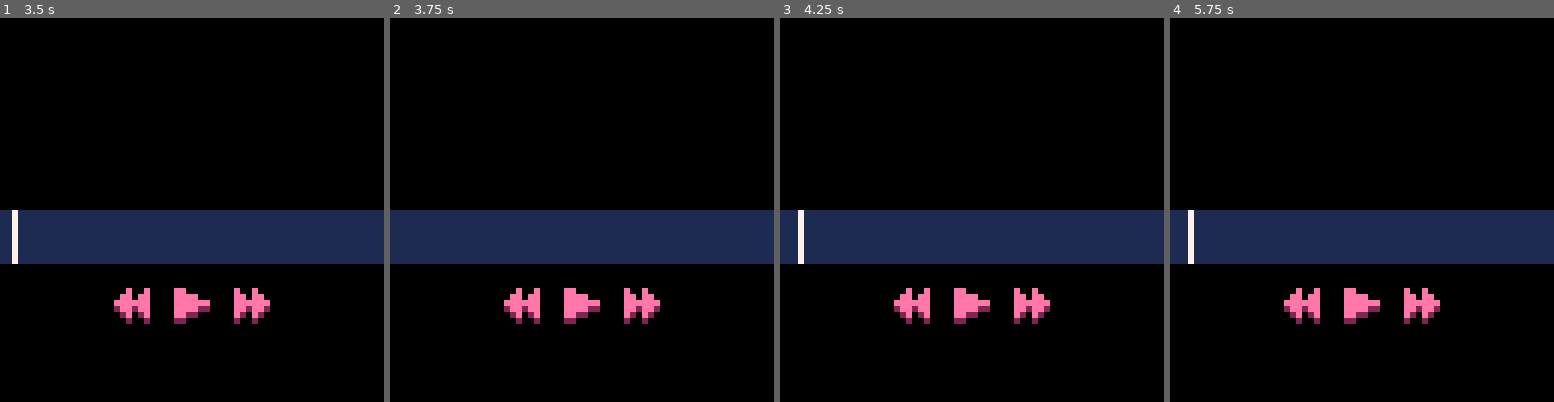
Above: before the commit, frames 1-4 (left to right).
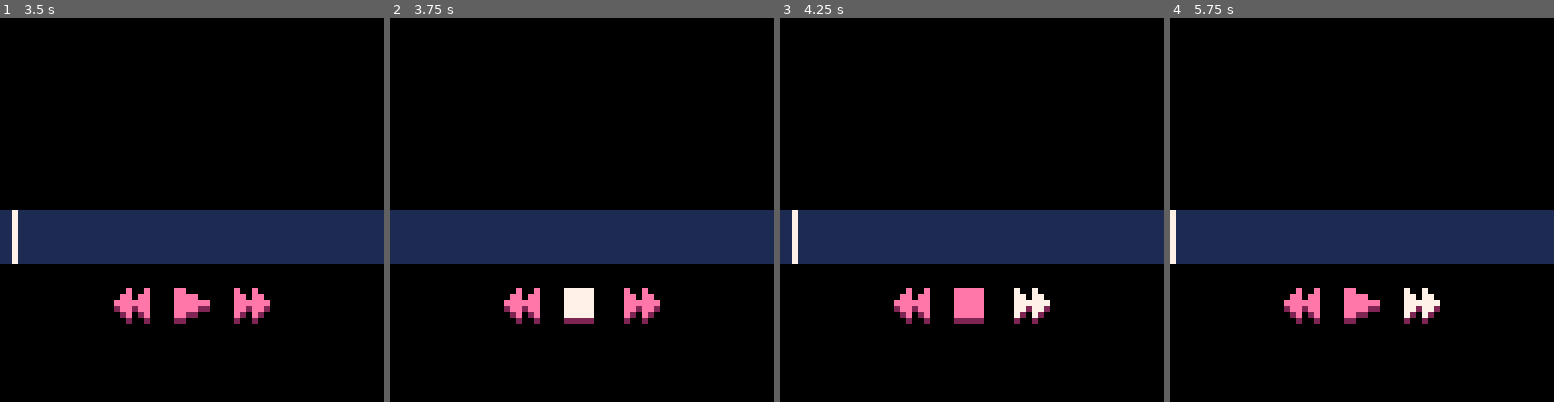
Above: after the commit, the same moments.

Repository: tesselode/picotune
Game: PICO-8 cartridge picotune.p8
Two runs of this game, one before a commit and one after it. Both use one fixed random seed, a clock stepped at 60 frames per second and the inputs below.
Inputs:
- Up to frame 1 (3.5 s): tap O (Z key) at 0.7, 1.7, 2.1, 2.5, 2.9, 3.3 s; hold Right 1.6-2.1 s; hold Up 2.15-2.42 s; hold Right 2.47-3.03 s; hold Left from 3.08 s (still down)
- Up to frame 2 (3.75 s): release Left at 3.58 s; hold Down from 3.63 s (still down); tap O (Z key) at 3.7 s
- Up to frame 3 (4.25 s): release Down at 3.97 s; hold Right from 4.02 s (still down); tap O (Z key) at 4.1 s
- Up to frame 4 (5.75 s): tap O (Z key) every 0.4 s from 4.5 to 5.7 s; release Right at 4.68 s; hold Up 4.73-5.03 s; hold Left 5.08-5.68 s; hold Down from 5.73 s (still down)

Frame 1 is identical in both runs. In frame 2, 0.7% of the frame differs, in the area x 45-55%, y 70-80%; in frame 3, 1.2%, in the area x 3-71%, y 50-80%; in frame 4, 0.9%.

Commit message:
play/stop button

Diff:
--- a/picotune.p8
+++ b/picotune.p8
@@ -27,7 +27,9 @@
 -->8
 -- now playing
 local is_playing = false
+local selected_row = 'minimap'
 local selected_pattern = 0
+local selected_button = 2
 
 -- cosmetic
 local pattern_cursor_blink_phase = 0
@@ -42,29 +44,58 @@
 end
 
 function _update60()
-	-- pattern navigation
-	if btnp(0) then
-		selected_pattern -= 1
-		if selected_pattern < 0 then
-			selected_pattern = 63
-		end
-		pattern_cursor_blink_phase = 0
-	elseif btnp(1) then
-		selected_pattern += 1
-		if selected_pattern > 63 then
-			selected_pattern = 0
-		end
-		pattern_cursor_blink_phase = 0
+	-- switch rows
+	if selected_row == 'minimap' and btnp(3) then
+		selected_row = 'controls'
+	end
+	if selected_row == 'controls' and btnp(2) then
+		selected_row = 'minimap'
 	end
 
-	-- start/stop music
+	if selected_row == 'minimap' then
+		-- pattern navigation
+		if btnp(0) then
+			selected_pattern -= 1
+			if selected_pattern < 0 then
+				selected_pattern = 63
+			end
+			pattern_cursor_blink_phase = 0
+		elseif btnp(1) then
+			selected_pattern += 1
+			if selected_pattern > 63 then
+				selected_pattern = 0
+			end
+			pattern_cursor_blink_phase = 0
+		end
+	elseif selected_row == 'controls' then
+		-- player controls
+		if btnp(0) then
+			selected_button = max(1, selected_button - 1)
+		elseif btnp(1) then
+			selected_button = min(3, selected_button + 1)
+		end
+	end
+
 	if btnp(4) then
-		if is_playing and selected_pattern == stat(24) then
-			music(-1)
-			is_playing = false
-		else
-			music(selected_pattern)
-			is_playing = not is_pattern_empty(selected_pattern)
+		if selected_row == 'minimap' then
+		-- start/stop music on minimap
+			if is_playing and selected_pattern == stat(24) then
+				music(-1)
+				is_playing = false
+			else
+				music(selected_pattern)
+				is_playing = not is_pattern_empty(selected_pattern)
+			end
+		elseif selected_row == 'controls' then
+			if selected_button == 2 then
+				if is_playing then
+					music(-1)
+					is_playing = false
+				else
+					music(selected_pattern)
+					is_playing = true
+				end
+			end
 		end
 	end
 
@@ -105,9 +136,25 @@
 	end
 
 	-- draw player controls
+	if selected_row == 'controls' and selected_button == 1 then
+		pal(14, 7)
+	else
+		pal(14, 14)
+	end
 	spr(4, 18, 44)
-	spr(1, 28, 44)
+	if selected_row == 'controls' and selected_button == 2 then
+		pal(14, 7)
+	else
+		pal(14, 14)
+	end
+	spr(is_playing and 2 or 1, 28, 44)
+	if selected_row == 'controls' and selected_button == 3 then
+		pal(14, 7)
+	else
+		pal(14, 14)
+	end
 	spr(3, 38, 44)
+	pal()
 end
 __gfx__
 00000000000000000000000000000000000000000000000000000000000000000000000000000000000000000000000000000000000000000000000000000000
